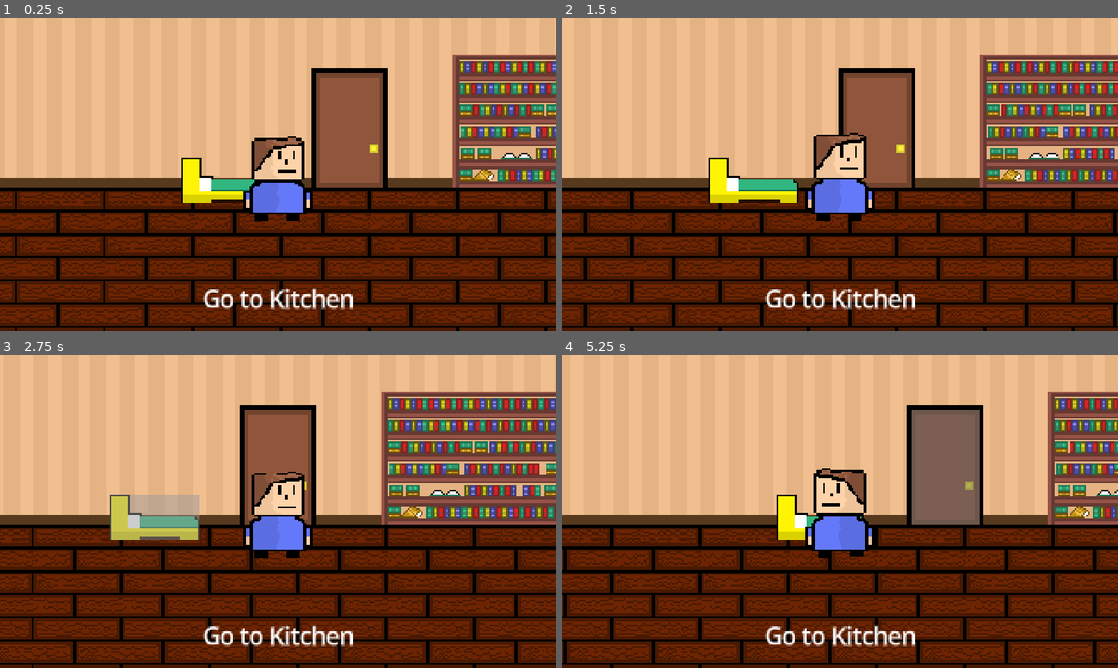
Above: before the commit, frames 1-4 (two rows, left to right).
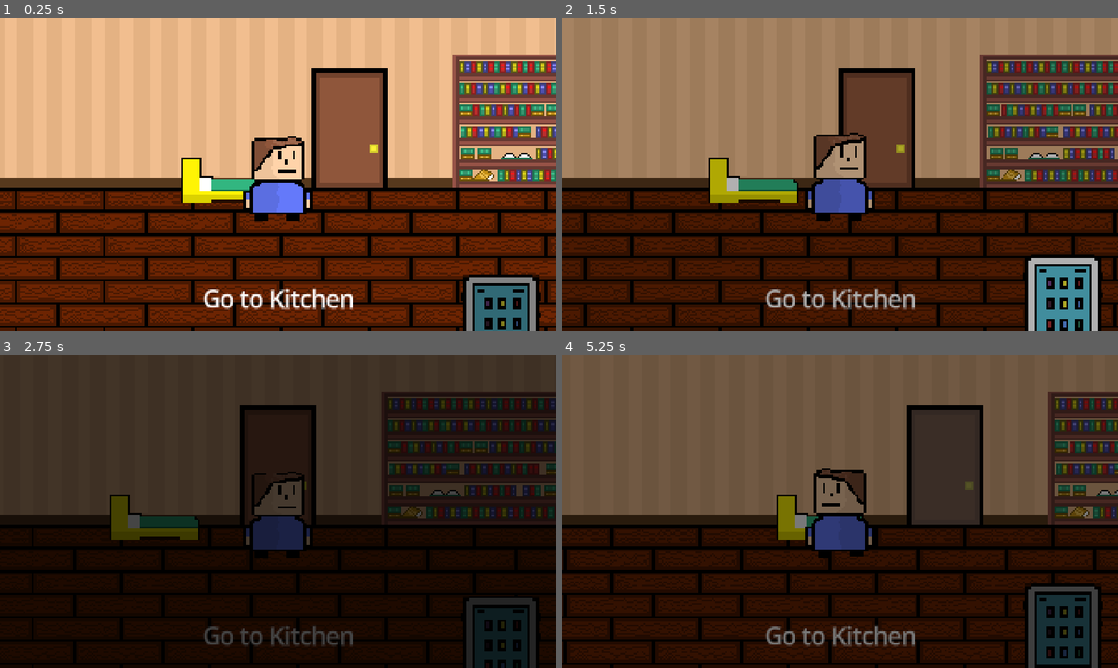
Above: after the commit, the same moments.

Repository: JoshuaThai/you-conomics
Game: Godot game, scene res://Scenes/steve_stage.tscn
Same seed, same stepped clock (60 frames per second), same inputs: the game is played once before the commit and once after it.
Inputs (mouse positions are in pixels of both pictures, inside the frame that each line leads up to):
- Up to frame 1 (0.25 s): no input
- Up to frame 2 (1.5 s): click (912, 130) at 0.5 s; click (1062, 312) at 1.27 s
- Up to frame 3 (2.75 s): click (172, 517) at 2 s
- Up to frame 4 (5.25 s): click (840, 467) at 2.75 s; click (717, 517) at 3.5 s; click (1062, 649) at 4.27 s; click (928, 467) at 5 s

The runs differ from the first frame. In frame 1, 2.4% of the frame differs, in the area x 82-98%, y 82-100%; in frame 2, 74%; in frame 3, 92%, in the area x 0-100%, y 0-100%; in frame 4, 92%.

Commit message:
Added many additional items to game
Players can now teleport to other room. Phone icon now exist. All bounds exist in room. There is also an arrow that will allow for player to teleport back to bedroom.

Diff:
--- /dev/null
+++ b/Button Styles/default_button_color.tres
@@ -0,0 +1,4 @@
+[gd_resource type="StyleBoxFlat" format=3 uid="uid://dx5ugkpst4r4u"]
+
+[resource]
+bg_color = Color(0, 0, 0, 0.4862745)
--- /dev/null
+++ b/Button Styles/on_hover_button_color.tres
@@ -0,0 +1,4 @@
+[gd_resource type="StyleBoxFlat" format=3 uid="uid://dihprleg5728p"]
+
+[resource]
+bg_color = Color(0, 0, 0, 0)
--- a/Characters/Steve/steve.tscn
+++ b/Characters/Steve/steve.tscn
@@ -3,6 +3,9 @@
 [ext_resource type="Texture2D" uid="uid://dc37dax6rbxuk" path="res://Characters/Steve/Steve-Idle.png" id="1_2d6gj"]
 [ext_resource type="Script" uid="uid://bpib4w86k8h77" path="res://Scripts/steve.gd" id="1_kkqbf"]
 [ext_resource type="Texture2D" uid="uid://c8u5bq5ik3btg" path="res://Characters/Steve/Steve-Walking.png" id="3_wwivn"]
+[ext_resource type="Texture2D" uid="uid://rtrax0pda42h" path="res://Images/Phone App.png" id="4_brywt"]
+[ext_resource type="StyleBox" uid="uid://dx5ugkpst4r4u" path="res://Button Styles/default_button_color.tres" id="5_6id67"]
+[ext_resource type="Script" uid="uid://gny6u2md8wnu" path="res://Scripts/JT/steve_phone.gd" id="5_eomjc"]
 
 [sub_resource type="AtlasTexture" id="AtlasTexture_kkqbf"]
 atlas = ExtResource("1_2d6gj")
@@ -162,3 +165,27 @@
 [node name="BackRay" type="RayCast2D" parent="." unique_id=1770814620]
 unique_name_in_owner = true
 target_position = Vector2(-50, 0)
+
+[node name="PhoneUi" type="Sprite2D" parent="." unique_id=652756185]
+texture_filter = 1
+position = Vector2(154, 105)
+scale = Vector2(2, 2)
+texture = ExtResource("4_brywt")
+
+[node name="Button" type="Button" parent="PhoneUi" unique_id=1469971049]
+unique_name_in_owner = true
+anchors_preset = 15
+anchor_right = 1.0
+anchor_bottom = 1.0
+offset_left = -13.0
+offset_top = -16.0
+offset_right = -19.0
+offset_bottom = -16.0
+grow_horizontal = 2
+grow_vertical = 2
+mouse_default_cursor_shape = 2
+theme_override_styles/normal = ExtResource("5_6id67")
+script = ExtResource("5_eomjc")
+
+[connection signal="mouse_entered" from="PhoneUi/Button" to="PhoneUi/Button" method="_on_mouse_entered"]
+[connection signal="mouse_exited" from="PhoneUi/Button" to="PhoneUi/Button" method="_on_mouse_exited"]
--- a/Scenes/steve_home.tscn
+++ b/Scenes/steve_home.tscn
@@ -1,6 +1,8 @@
 [gd_scene format=3 uid="uid://dnvjxcd4ulefs"]
 
+[ext_resource type="Script" uid="uid://b26bhi3goqfgb" path="res://Scripts/JT/steve_home.gd" id="1_co4oi"]
 [ext_resource type="Texture2D" uid="uid://cf85nylwsq4vv" path="res://Images/SteveHouse.png" id="1_fg468"]
+[ext_resource type="Texture2D" uid="uid://cw40u64gk7i4u" path="res://Images/Green-Arrow.png" id="3_o68pl"]
 
 [sub_resource type="StyleBoxFlat" id="StyleBoxFlat_fg468"]
 bg_color = Color(0.6, 0.6, 0.6, 0)
@@ -41,6 +43,12 @@
 [sub_resource type="RectangleShape2D" id="RectangleShape2D_fg468"]
 size = Vector2(20, 284)
 
+[sub_resource type="StyleBoxFlat" id="StyleBoxFlat_m6swd"]
+bg_color = Color(0.6, 0.6, 0.6, 0)
+
+[sub_resource type="StyleBoxFlat" id="StyleBoxFlat_fikte"]
+bg_color = Color(0, 0, 0, 0.24313726)
+
 [node name="SteveHome" type="Control" unique_id=1198867983]
 layout_mode = 3
 anchors_preset = 15
@@ -50,6 +58,7 @@
 offset_bottom = -568.0
 grow_horizontal = 2
 grow_vertical = 2
+script = ExtResource("1_co4oi")
 
 [node name="HomeBackground" type="Sprite2D" parent="." unique_id=359090353]
 texture_filter = 1
@@ -125,9 +134,50 @@
 position = Vector2(0, -43)
 shape = SubResource("RectangleShape2D_fg468")
 
+[node name="Wall3" type="StaticBody2D" parent="Boundaries" unique_id=680471162]
+position = Vector2(848, 400)
+
+[node name="CollisionShape2D" type="CollisionShape2D" parent="Boundaries/Wall3" unique_id=1263760796]
+position = Vector2(0, -43)
+shape = SubResource("RectangleShape2D_fg468")
+
+[node name="Wall4" type="StaticBody2D" parent="Boundaries" unique_id=1095406419]
+position = Vector2(1400, 400)
+
+[node name="CollisionShape2D" type="CollisionShape2D" parent="Boundaries/Wall4" unique_id=762665188]
+position = Vector2(0, -43)
+shape = SubResource("RectangleShape2D_fg468")
+
 [node name="Wall2" type="StaticBody2D" parent="Boundaries" unique_id=399614977]
 position = Vector2(174, 400)
 
 [node name="CollisionShape2D" type="CollisionShape2D" parent="Boundaries/Wall2" unique_id=104042946]
 position = Vector2(0, -43)
 shape = SubResource("RectangleShape2D_fg468")
+
+[node name="TransitionScreen" type="ColorRect" parent="." unique_id=1350767132]
+unique_name_in_owner = true
+visible = false
+modulate = Color(1, 1, 1, 0)
+top_level = true
+layout_mode = 0
+offset_right = 2000.0
+offset_bottom = 512.0
+color = Color(0, 0, 0, 1)
+
+[node name="BackToRoom" type="Sprite2D" parent="." unique_id=1111083787]
+texture_filter = 1
+position = Vector2(853.00006, 361)
+scale = Vector2(1.25, 1.25)
+texture = ExtResource("3_o68pl")
+
+[node name="Button" type="Button" parent="BackToRoom" unique_id=1943658449]
+offset_left = -13.600037
+offset_top = -14.6666565
+offset_right = 10.666504
+offset_bottom = 14.6666565
+mouse_default_cursor_shape = 2
+theme_override_styles/normal = SubResource("StyleBoxFlat_m6swd")
+theme_override_styles/hover = SubResource("StyleBoxFlat_fikte")
+
+[connection signal="pressed" from="DoorButton" to="." method="_on_door_button_pressed"]
--- a/Scenes/steve_stage.tscn
+++ b/Scenes/steve_stage.tscn
@@ -14,6 +14,7 @@
 offset_bottom = 0.0
 
 [node name="Steve" parent="." unique_id=2119416198 instance=ExtResource("1_350co")]
+unique_name_in_owner = true
 position = Vector2(273, 379)
 
 [node name="Platform" type="CharacterBody2D" parent="." unique_id=623532435]
@@ -21,3 +22,7 @@
 [node name="CollisionShape2D" type="CollisionShape2D" parent="Platform" unique_id=368129665]
 position = Vector2(122, 610)
 shape = SubResource("RectangleShape2D_yfxnn")
+
+[node name="KitchenSpawn" type="Marker2D" parent="." unique_id=278528654]
+unique_name_in_owner = true
+position = Vector2(890, 379)
--- /dev/null
+++ b/Scripts/JT/steve_home.gd
@@ -0,0 +1,19 @@
+extends Control
+
+@onready var transition_Screen = %TransitionScreen
+@onready var steve = %Steve
+@onready var kitchen_spawn = %KitchenSpawn
+
+func _on_door_button_pressed():
+	var tween = get_tree().create_tween()
+	transition_Screen.visible = true
+	tween.tween_property(transition_Screen, "modulate:a", 1.0, 3.0)
+	await tween.finished
+	_spawn_in_kitchen()
+
+
+func _spawn_in_kitchen():
+	steve.position = kitchen_spawn.position
+	var tween = get_tree().create_tween()
+	tween.tween_property(transition_Screen, "modulate:a", 0.0, 3.0)
+	transition_Screen.visible = false
--- /dev/null
+++ b/Scripts/JT/steve_phone.gd
@@ -0,0 +1,31 @@
+extends Button
+
+var debounce : bool = false
+var hovering : bool = false
+
+func _process(delta):
+	if hovering:
+		%Button.add_theme_stylebox_override('hover',
+		load("res://Button Styles/on_hover_button_color.tres") )
+		var tween = get_tree().create_tween()
+		tween.tween_property(self.get_parent(), "position:y", 55, 2.0)
+		await tween.finished
+	else:
+		var tween = get_tree().create_tween()
+		tween.tween_property(self.get_parent(), "position:y", 95, 1.0)
+		await tween.finished
+
+
+func _on_mouse_entered():
+	hovering = true
+	#if debounce: return
+	#debounce = true
+	#debounce = false
+
+
+func _on_mouse_exited():
+	hovering = false
+	#if debounce: return
+	#debounce = true
+#
+	#debounce = false
Binary file added: Images/Green-Arrow.png
Not shown, added: Images/Green-Arrow.png.import
Not shown, added: Scripts/JT/steve_home.gd.uid
Not shown, added: Scripts/JT/steve_phone.gd.uid
Not shown, added: Scenes/steve_home.tscn5266629717.tmp
